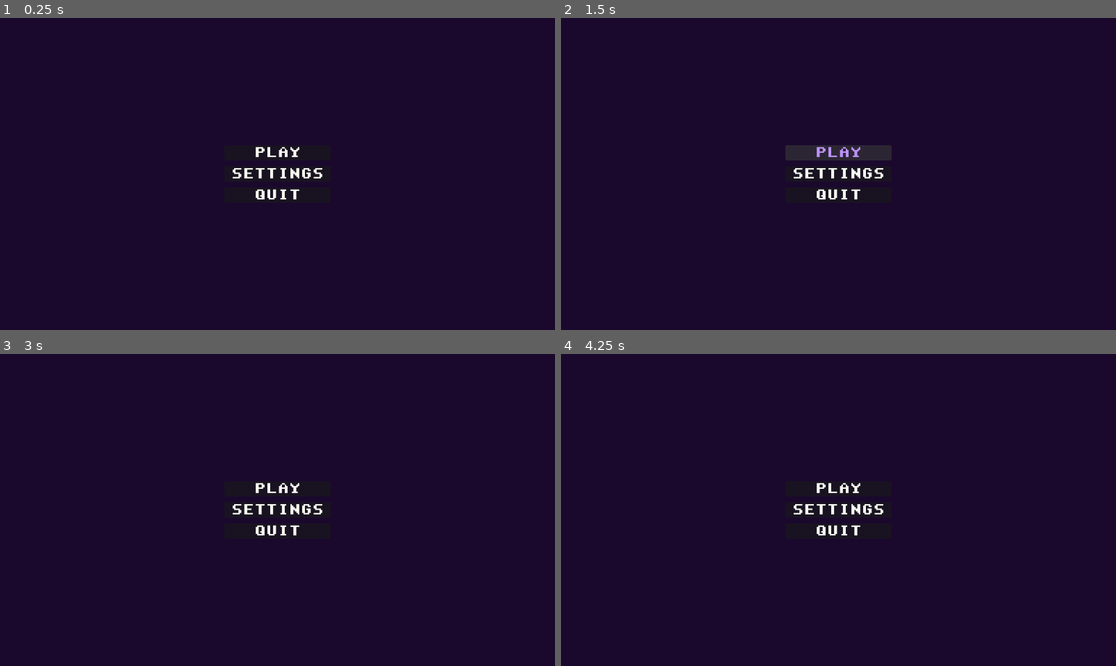
Above: before the commit, frames 1-4 (two rows, left to right).
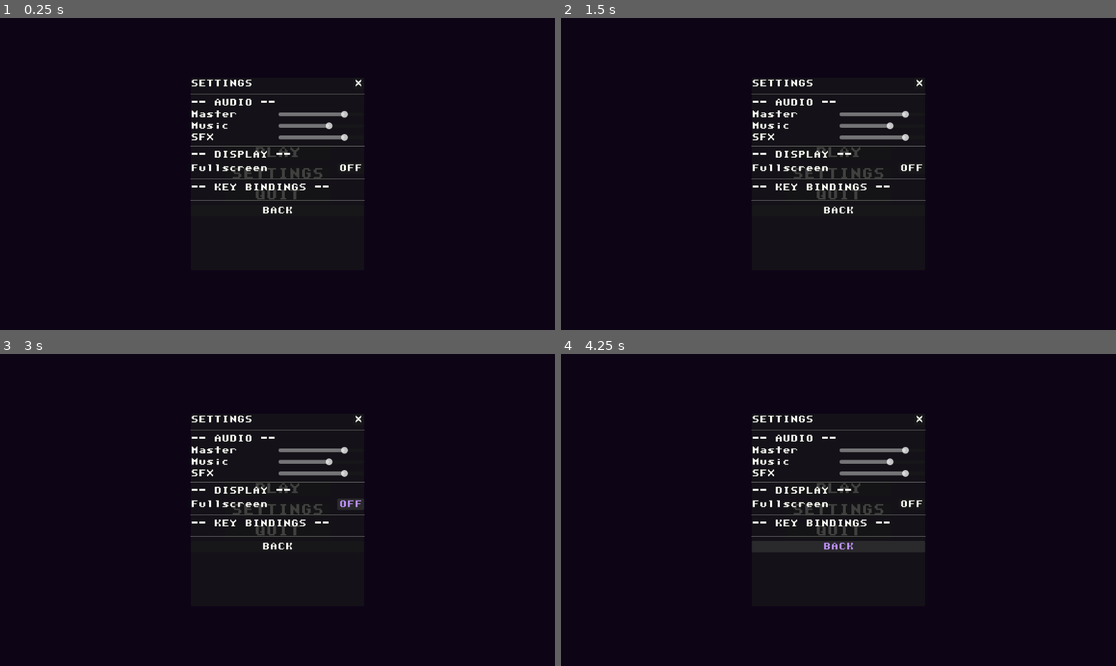
Above: after the commit, the same moments.

Repository: WMsans/top-down-rogue
Game: Godot game, scene res://scenes/ui/main_menu.tscn
Same seed, same stepped clock (60 frames per second), same inputs: the game is played once before the commit and once after it.
Inputs (mouse positions are in pixels of both pictures, inside the frame that each line leads up to):
- Up to frame 1 (0.25 s): no input
- Up to frame 2 (1.5 s): click "SETTINGS" at 0.5 s; click "PLAY" at 1.25 s
- Up to frame 3 (3 s): click "PLAY" at 2 s; click (349, 503) at 2.75 s, where only the run after the commit has a clickable "OFF"
- Up to frame 4 (4.25 s): click (838, 547) at 3.5 s, where only the run after the commit has a clickable "BACK"

The runs differ from the first frame. In frame 1, 2.3% of the frame differs, in the area x 34-66%, y 19-63%; in frame 2, 3.0%; in frame 3, 2.4%; in frame 4, 3.4%, in the area x 34-66%, y 19-64%.
Error before the commit: Invalid access to property or key 'pressed' on a base object of type 'null instance'. (res://src/ui/main_menu.gd:22)
Error after the commit: Invalid access to property or key 'value_changed' on a base object of type 'null instance'. (res://src/ui/settings_popup.gd:32)

Commit message:
fix: main scene unique reference

Diff:
--- /dev/null
+++ b/default_bus_layout.tres
@@ -0,0 +1,15 @@
+[gd_resource type="AudioBusLayout" format=3 uid="uid://e64quiu6pm4"]
+
+[resource]
+bus/1/name = &"Music"
+bus/1/solo = false
+bus/1/mute = false
+bus/1/bypass_fx = false
+bus/1/volume_db = 0.0
+bus/1/send = &"Master"
+bus/2/name = &"SFX"
+bus/2/solo = false
+bus/2/mute = false
+bus/2/bypass_fx = false
+bus/2/volume_db = 0.0
+bus/2/send = &"Master"
--- a/scenes/ui/main_menu.tscn
+++ b/scenes/ui/main_menu.tscn
@@ -1,9 +1,9 @@
 [gd_scene load_steps=3 format=3 uid="uid://c7y2m8wx1knpj"]
 
-[ext_resource type="Script" path="res://src/ui/main_menu.gd" id="1_mn"]
+[ext_resource type="Script" uid="uid://cj7qpo5fj27gp" path="res://src/ui/main_menu.gd" id="1_mn"]
 [ext_resource type="PackedScene" uid="uid://bqx7kc3no7exp" path="res://scenes/ui/settings_popup.tscn" id="2_sp"]
 
-[node name="MainMenu" type="Control"]
+[node name="MainMenu" type="Control" unique_id=24682183]
 layout_mode = 3
 anchors_preset = 15
 anchor_right = 1.0
@@ -12,7 +12,7 @@
 grow_vertical = 2
 script = ExtResource("1_mn")
 
-[node name="Background" type="ColorRect" parent="."]
+[node name="Background" type="ColorRect" parent="." unique_id=1756724303]
 layout_mode = 1
 anchors_preset = 15
 anchor_right = 1.0
@@ -21,11 +21,10 @@
 grow_vertical = 2
 color = Color(0.102, 0.039, 0.18, 1)
 
-[node name="TitleSprite" type="Sprite2D" parent="."]
+[node name="TitleSprite" type="Sprite2D" parent="." unique_id=1690448856]
 position = Vector2(576, 200)
 
-[node name="ButtonContainer" type="VBoxContainer" parent="."]
-unique_name_access_owner = true
+[node name="ButtonContainer" type="VBoxContainer" parent="." unique_name_access_owner=true unique_id=245531920]
 layout_mode = 1
 anchors_preset = 8
 anchor_left = 0.5
@@ -40,25 +39,19 @@
 grow_vertical = 2
 theme_override_constants/separation = 12
 
-[node name="PlayButton" type="Button" parent="ButtonContainer"]
-unique_name_access_owner = true
+[node name="PlayButton" type="Button" parent="ButtonContainer" unique_name_access_owner=true unique_id=31766559]
 layout_mode = 2
 theme_override_font_sizes/font_size = 24
 text = "PLAY"
 
-[node name="SettingsButton" type="Button" parent="ButtonContainer"]
-unique_name_access_owner = true
+[node name="SettingsButton" type="Button" parent="ButtonContainer" unique_name_access_owner=true unique_id=405901494]
 layout_mode = 2
 theme_override_font_sizes/font_size = 24
 text = "SETTINGS"
 
-[node name="QuitButton" type="Button" parent="ButtonContainer"]
-unique_name_access_owner = true
+[node name="QuitButton" type="Button" parent="ButtonContainer" unique_name_access_owner=true unique_id=1656175076]
 layout_mode = 2
 theme_override_font_sizes/font_size = 24
 text = "QUIT"
 
-[node name="SettingsPopup" parent="."]
-unique_name_access_owner = true
-instance = ExtResource("2_sp")
-visible = false
+[node name="SettingsPopup" parent="." unique_name_access_owner=true instance=ExtResource("2_sp")]
Not shown, added: src/autoload/scene_manager.gd.uid
Not shown, added: src/ui/main_menu.gd.uid
Not shown, added: src/ui/pause_menu.gd.uid
Not shown, added: src/ui/settings_popup.gd.uid
